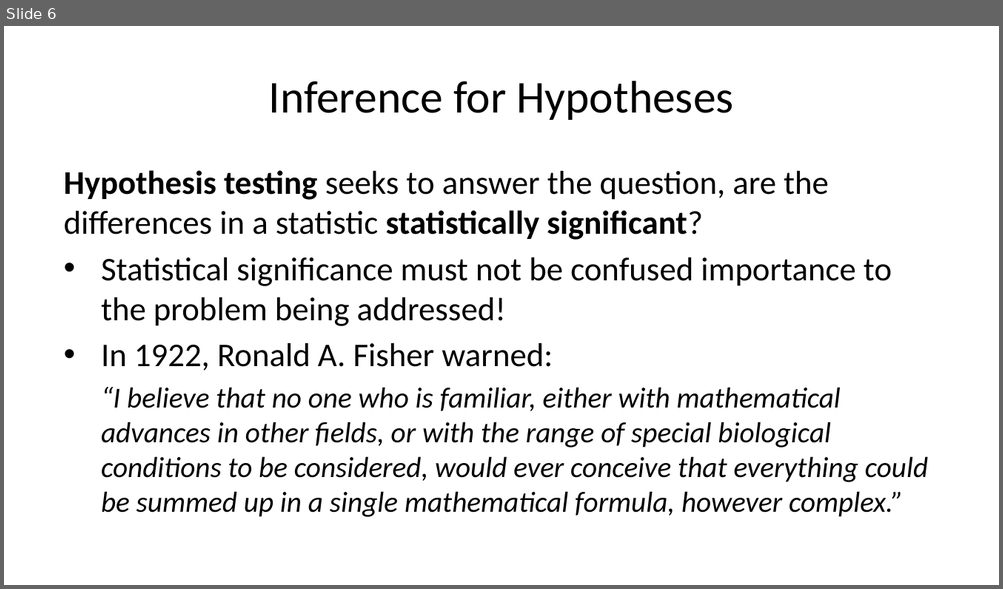
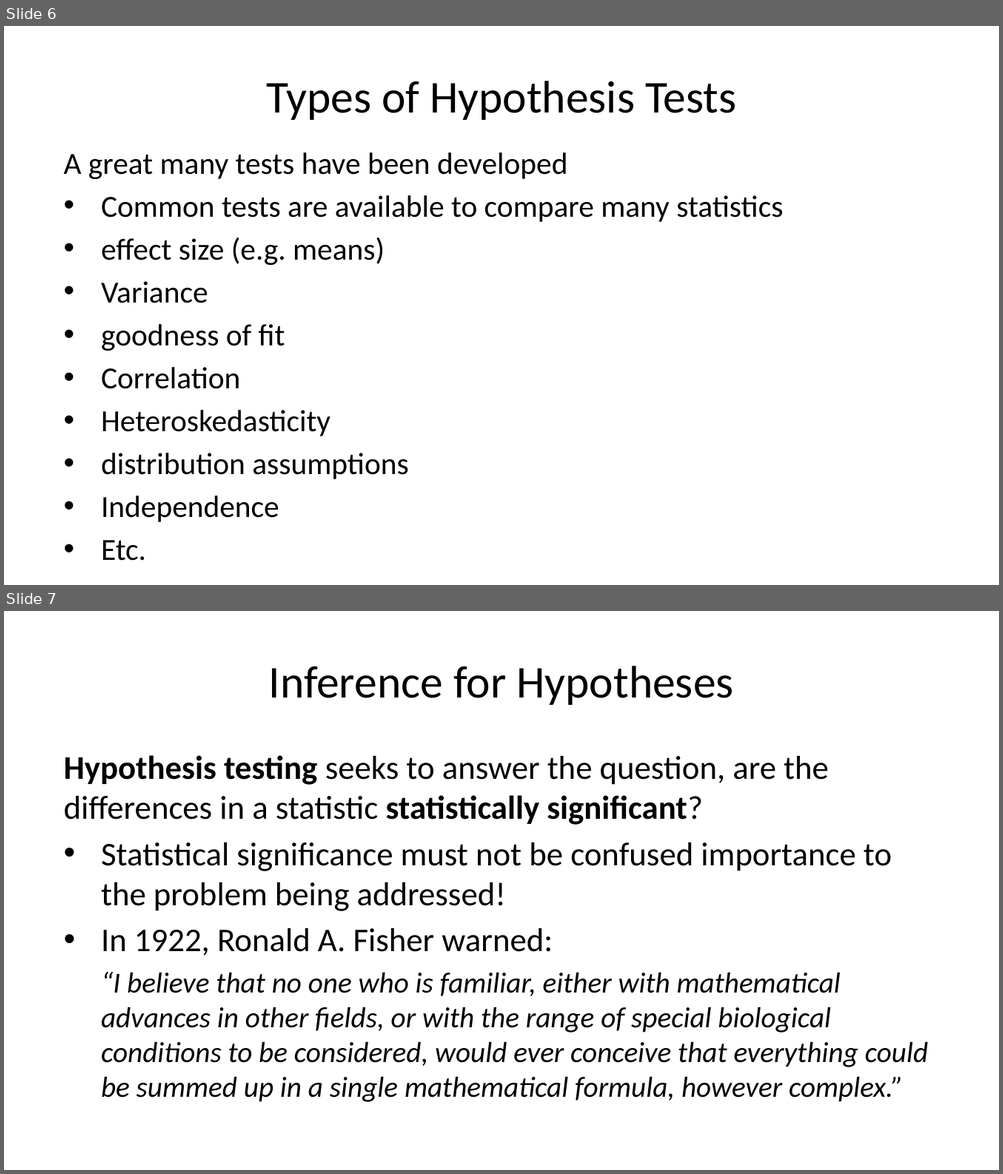
Before and after one commit to StephenElston/CSCI-E-83, a slide deck: LectureSlides/06a_WhyInferenceIsImportant.pptx. Shown one above the other, each under a label of ours: slide 6 before the commit, slides 6 and 7 after it. The pictures are 1003x589 and 1003x1174 pixels, drawn with LibreOffice and Linux fonts; fonts in the diff are those of the drawing. Boxes give left, top, right and bottom in pixels: in the first picture for what was removed or moved away, otherwise in the second. Text is boxed around its words. In the diff, an @@ line names an element or a change of style, - is before the commit and + after.

```diff
--- a/LectureSlides/06a_WhyInferenceIsImportant.pptx
+++ b/LectureSlides/06a_WhyInferenceIsImportant.pptx
@@ slide 6 added at (x1=4, y1=26, x2=999, y2=585), background #FFFFFF @@
@@ title added at (x1=266, y1=81, x2=736, y2=120), 33 pt, text #000000 @@
+Types of Hypothesis Tests
@@ text added at (x1=64, y1=153, x2=782, y2=561), 22.2 pt, text #000000 @@
+A great many tests have been developed
+• Common tests are available to compare many statistics
+• effect size (e.g. means)
+• Variance
+• goodness of fit
+• Correlation
+• Heteroskedasticity
+• distribution assumptions
+• Independence
+• Etc.
@@ what was slide 6 is now slide 7 @@
```
Also in this commit, not shown: 4 slides changed, 1 other slide added, 1 other file.
